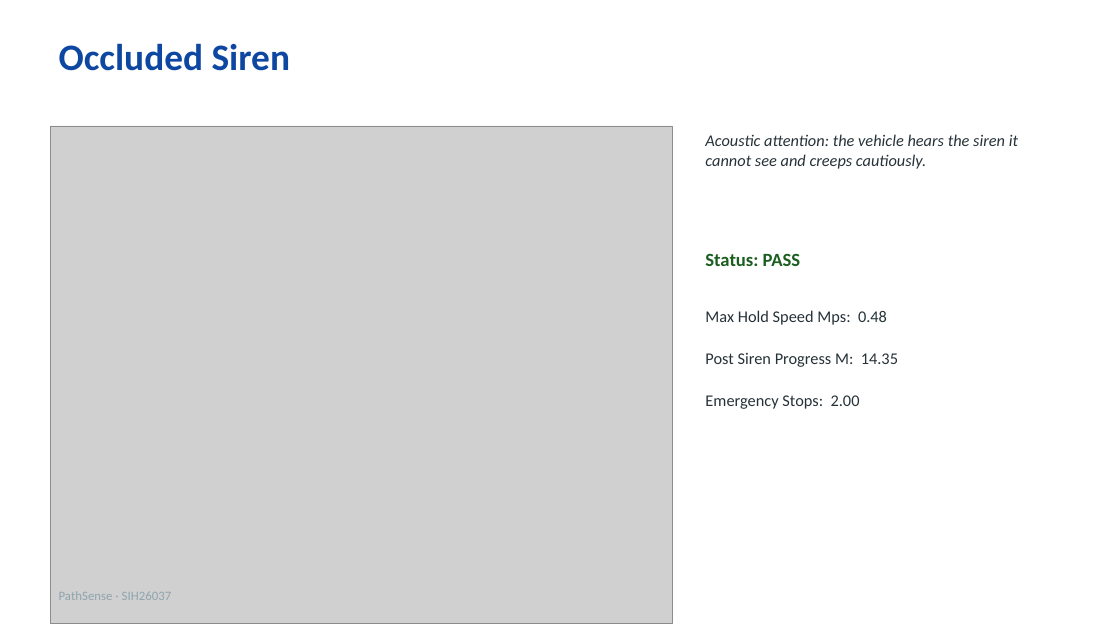
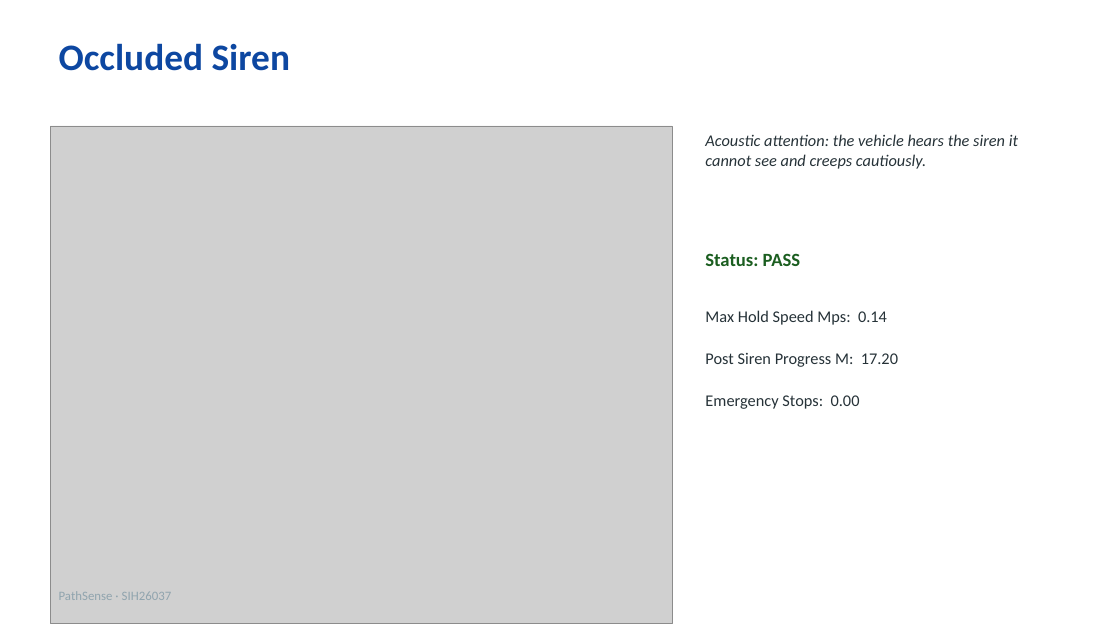
Before and after one commit to lemuel-fernandes/marg.ai, a slide deck: slide 12 of pathsense_ppt.pptx. Drawn at 1120x630 pixels with LibreOffice and Linux fonts; fonts in the diff are those of the drawing; grey boxes stand for pictures. Boxes give left, top, right and bottom in pixels: in the first picture for what was removed or moved away, otherwise in the second. Text is boxed around its words. In the diff, an @@ line names an element or a change of style, - is before the commit and + after.

```diff
--- a/pathsense_ppt.pptx
+++ b/pathsense_ppt.pptx
@@ text at [705,310,887,325]: text changed @@
-Max Hold Speed Mps: 0.48
+Max Hold Speed Mps: 0.14
@@ text at [705,353,898,367]: text changed @@
-Post Siren Progress M: 14.35
+Post Siren Progress M: 17.20
@@ text at [705,395,860,409]: text changed @@
-Emergency Stops: 2.00
+Emergency Stops: 0.00
```
Also in this commit, not shown: 3 other slides changed, 20 other files.
